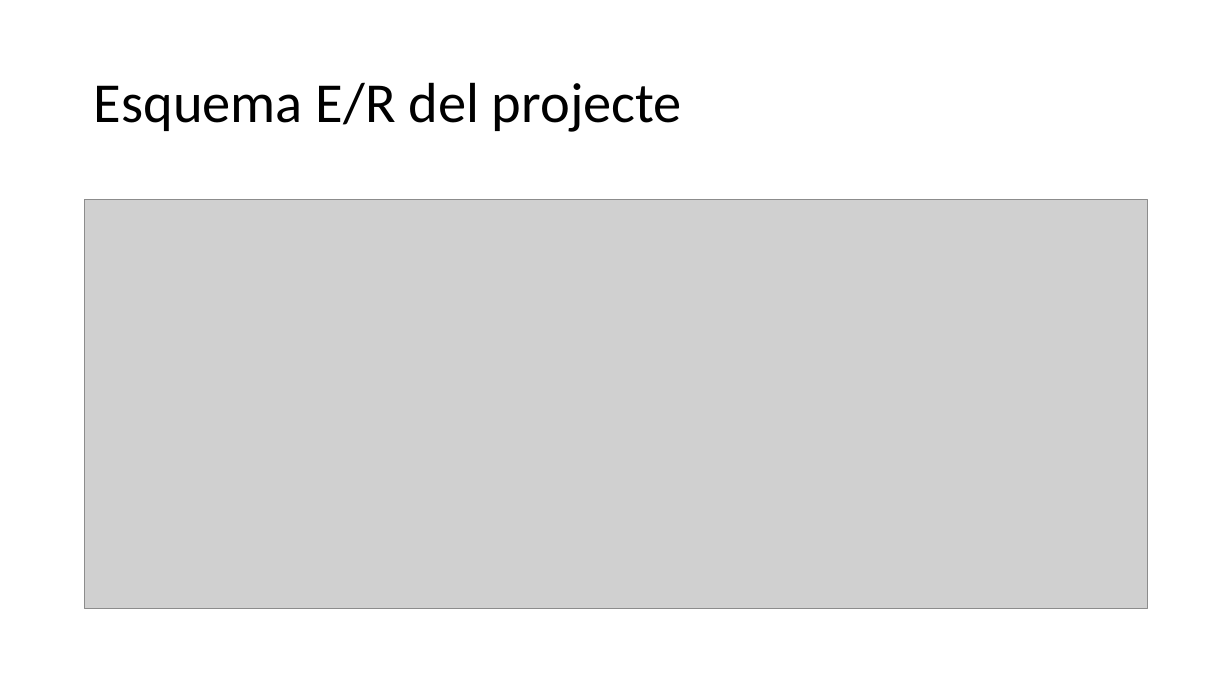
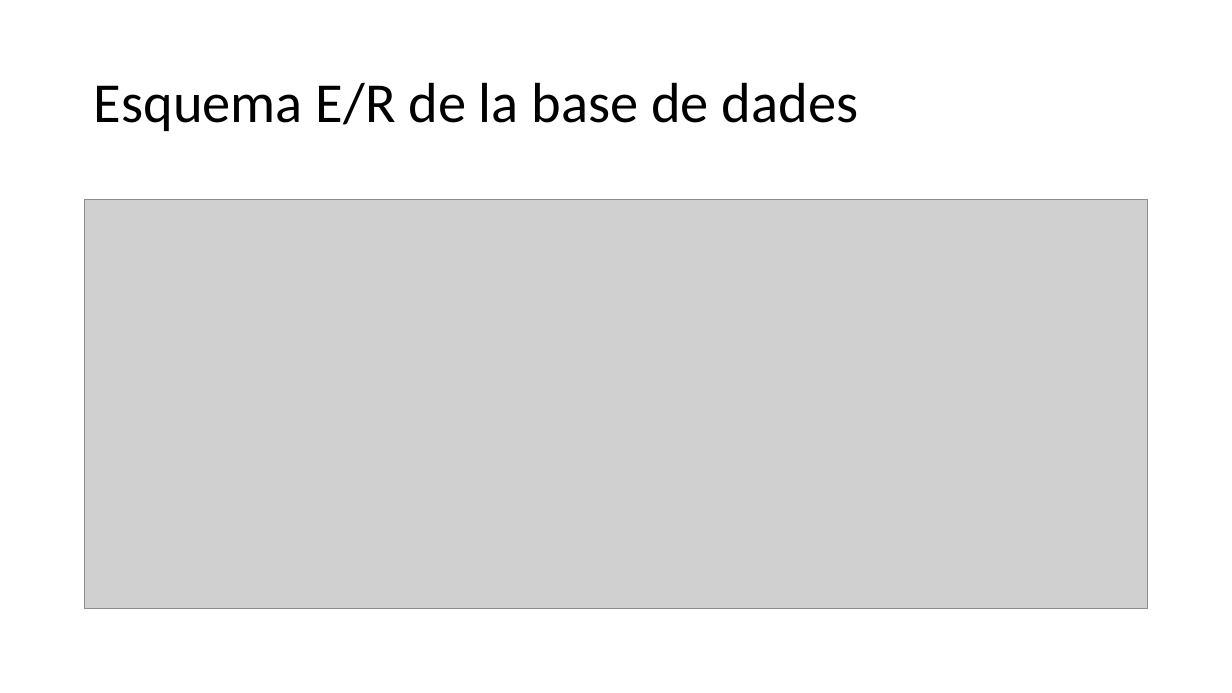
Before and after one commit to JoelFusterBosch/Projecte_Final_DAM_Gestio-_d_una_falla, a slide deck: slide 4 of Presentació/Gestió d’una falla.pptx (slide 11 before the commit). Drawn at 1232x693 pixels with LibreOffice and Linux fonts; fonts in the diff are those of the drawing; grey boxes stand for pictures. Boxes give left, top, right and bottom in pixels: in the first picture for what was removed or moved away, otherwise in the second. Text is boxed around its words. In the diff, an @@ line names an element or a change of style, - is before the commit and + after.

Commit message:
Correció de errors en el frontend i backend i afegit contingut al README del projecte

```diff
--- a/Presentació/Gestió d’una falla.pptx
+++ b/Presentació/Gestió d’una falla.pptx
@@ title at (x1=94, y1=82, x2=858, y2=131): text changed @@
-Esquema E/R del projecte
+Esquema E/R de la base de dades
```
Also in this commit, not shown: 1 other slide changed, 1 slide added, 4 slides removed, 27 other files.
